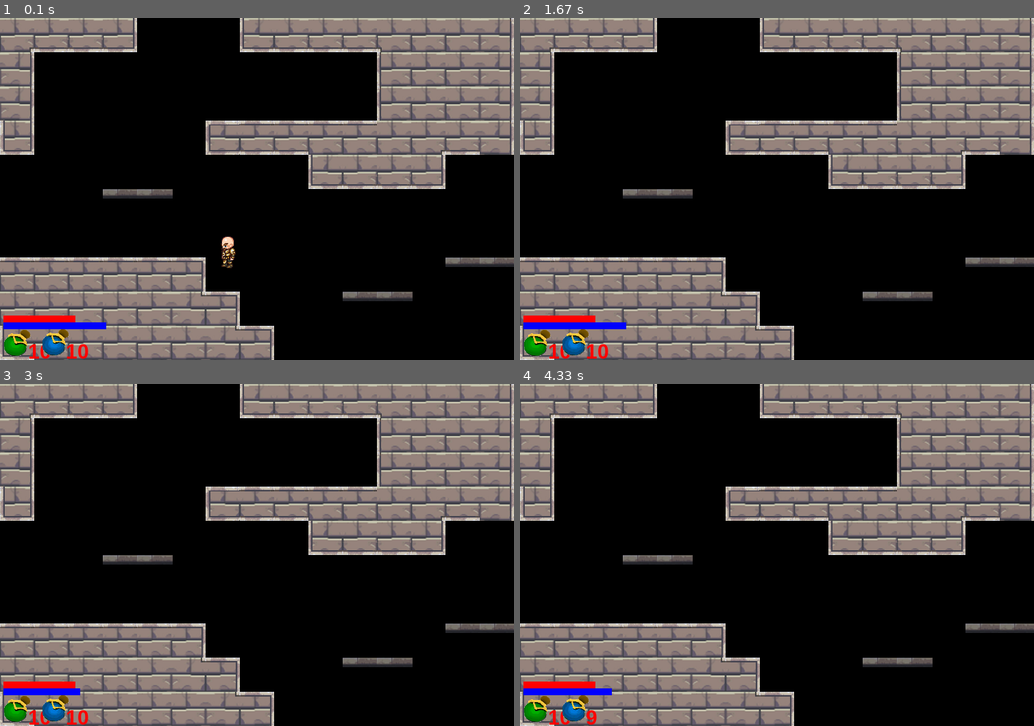
Above: before the commit, frames 1-4 (two rows, left to right).
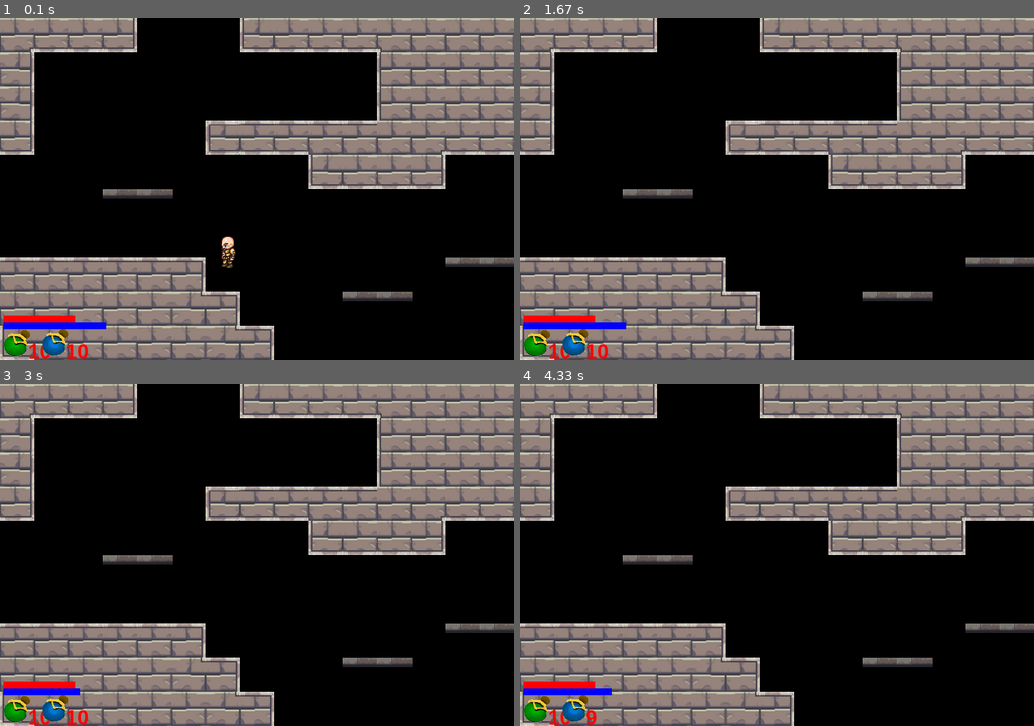
Above: after the commit, the same moments.

Repository: MFTI-summer/ROGUE-LEGACY
Game: pygame game, started from Main Project/Testing.py
The game is run twice, just before and just after one commit, with the same random seed, the same clock (stepped at 60 frames per second) and the same inputs.
Inputs (mouse positions are in pixels of both pictures, inside the frame that each line leads up to):
- Up to frame 1 (0.1 s): no input
- Up to frame 2 (1.67 s): hold D 0.33-0.8 s; hold D 0.83-1.3 s; tap Space at 0.9, 1.2 s
- Up to frame 3 (3 s): click (236, 568) at 1.95 s; click (421, 544) at 2.28 s; hold A 2.57-2.97 s; tap Space at 2.63, 2.93 s
- Up to frame 4 (4.33 s): tap E at 3.67 s; click (653, 558) at 4.05 s

The runs differ from the first frame. In frame 1, 0.8% of the frame differs, in the area x 0-100%, y 0-40%; in frame 2, 0.8%; in frame 3, 0.8%; in frame 4, 0.8%.

Commit message:
Tiles.py

Diff:
--- a/Main Project/Tiles.py
+++ b/Main Project/Tiles.py
@@ -40,14 +40,14 @@
     """
 .....#____№....
 ...............
-.{.............
-<=%............
-I==%.~~...~~...
-I==|...........
-I===%...~~.....
-I====%.........
-I====|......~~.
-I_____[[[).....
+...............
+--%............
+===%.~~...~~...
+====%..........
+=====%...~~....
+======%........
+=======->...~~.
+========`>.....
 """
 level_2_map = \
     """
@@ -70,8 +70,8 @@
 ...............
 ............~~.
 .....~~.~~.....
-{~~...........<
-].............I
+>~~...........<
+|.............I
 №....<--------'
 .....I========№
 """
@@ -86,7 +86,7 @@
 ->......~~...<-
 =`>.~~......<,=
 ___).......<,==
-......([[[[____
+......<----,===
 """
 level_5_map = \
     """
@@ -98,14 +98,14 @@
 ..~.}..{..}.~..
 >......]......<
 |......].~~...I
-}...~~.}......I
+№...~~.}......I
 ..<>.......<--,
 """
 level_6_map = \
     """
-].....I=="__|..
-].....I==|..]..
-}.....I==|..}..
+|.....I=="__|..
+|.....I==|..]..
+№.....I==|..}..
 ......#__№.....
 ...............
 ---->.......~~.
@@ -121,9 +121,9 @@
 ........<---;..
 .......~#___№..
 ...~~..........
-<-%............
-I==%.........~~
-I===%......~...
+--%............
+===%.........~~
+====%......~...
 =====---->.....
 #========№.....
 """
@@ -183,10 +183,10 @@
 
 level_12_map = \
 """
-"__№...#___'==|
-|..........I==|
-|..........I==|
-}.....([[--="_|
+"__№...#___'===
+|..........I===
+|..........I===
+№.....([[--="__
 .........#__№..
 ...~~..........
 ...............
Not shown, added: Sounds/Sound_Walk_Castle_short.mp3
